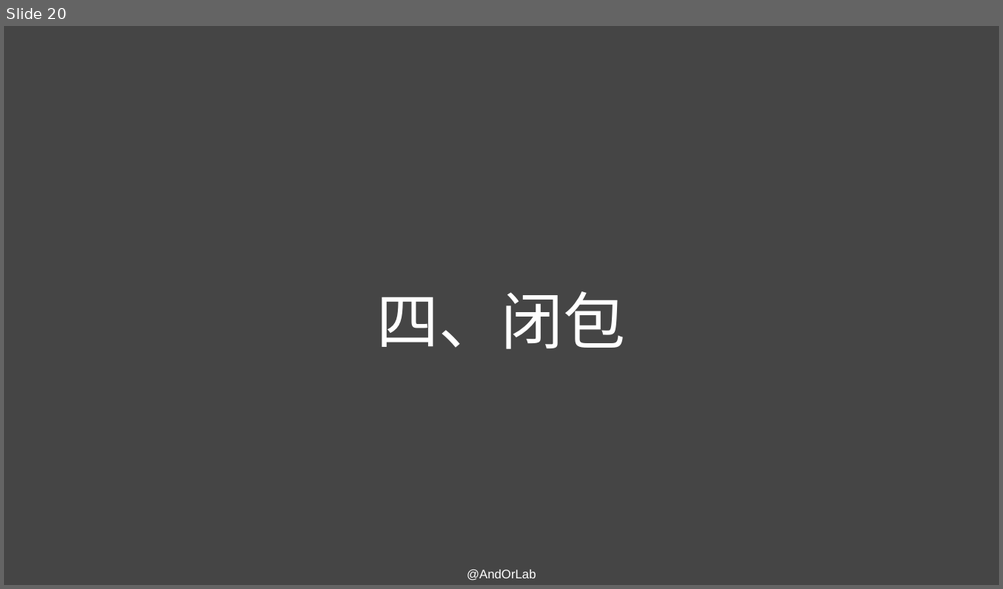
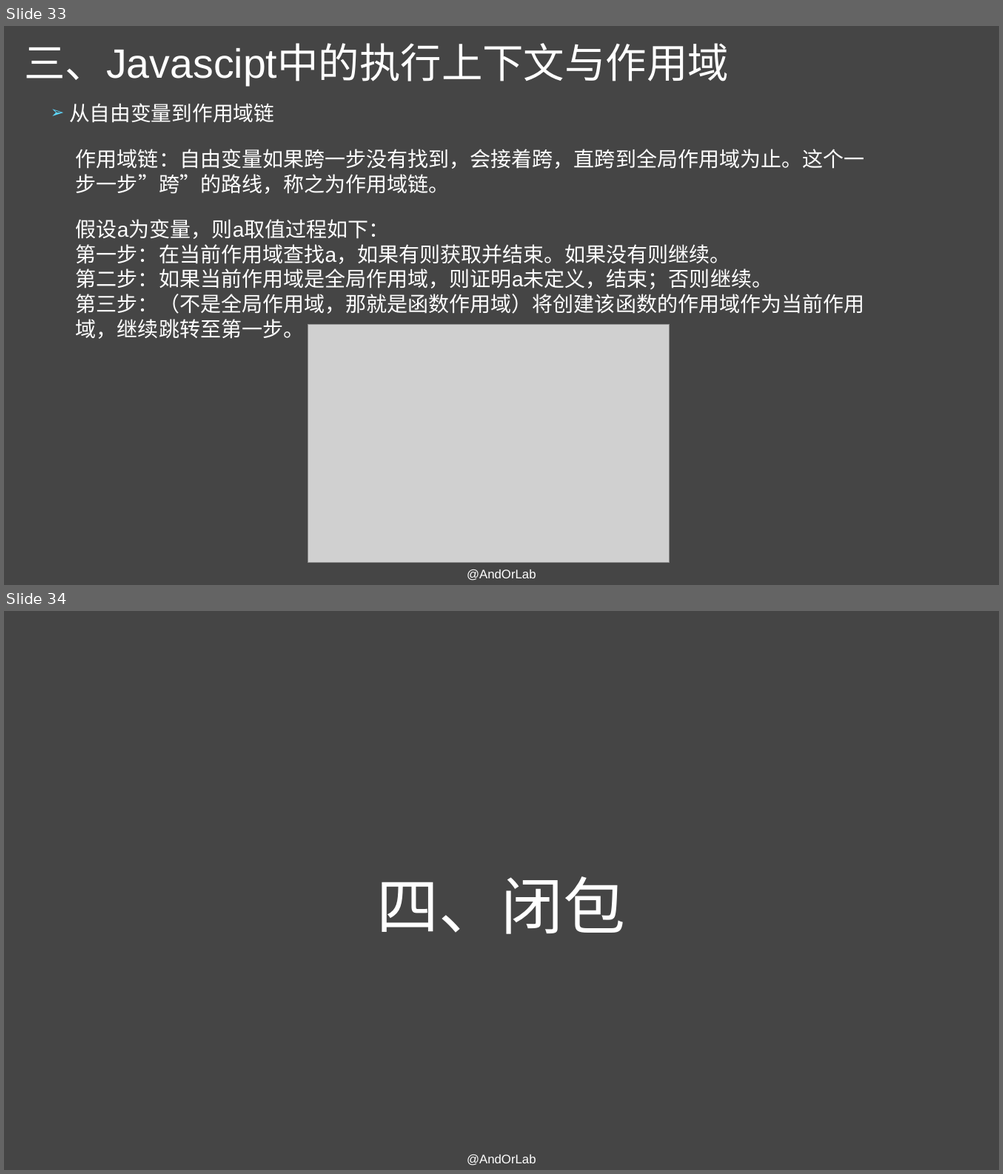
Before and after one commit to AndorLab/TodoList, a slide deck: contents/2018-11-07-王海亮/Javascript原型与闭包的理解.pptx. Shown one above the other, each under a label of ours: slide 20 before the commit, slides 33 and 34 after it. The pictures are 1003x589 and 1003x1174 pixels, drawn with LibreOffice and Linux fonts; fonts in the diff are those of the drawing; grey boxes stand for pictures. Boxes give left, top, right and bottom in pixels: in the first picture for what was removed or moved away, otherwise in the second. Text is boxed around its words. In the diff, an @@ line names an element or a change of style, - is before the commit and + after.

Commit message:
'continue(contents)补充上下文及作用域相关内容'

```diff
--- a/contents/2018-11-07-王海亮/Javascript原型与闭包的理解.pptx
+++ b/contents/2018-11-07-王海亮/Javascript原型与闭包的理解.pptx
@@ slide 33 added at bbox=[4, 26, 999, 585], background #454545 @@
@@ title added at bbox=[24, 43, 728, 87], 39.6 pt, text #FFFFFF @@
+三、Javascipt中的执行上下文与作用域
@@ text added at bbox=[69, 103, 274, 123], 19.8 pt, text #FFFFFF @@
+➢ 从自由变量到作用域链
@@ text added at bbox=[76, 149, 865, 194], 20 pt, text #FFFFFF @@
+作用域链：自由变量如果跨一步没有找到，会接着跨，直跨到全局作用域为止。这个一步一步”跨”的路线，称之为作用域链。
@@ text added at bbox=[76, 219, 865, 339], 20 pt, text #FFFFFF @@
+假设a为变量，则a取值过程如下：
+第一步：在当前作用域查找a，如果有则获取并结束。如果没有则继续。
+第二步：如果当前作用域是全局作用域，则证明a未定义，结束；否则继续。
+第三步：（不是全局作用域，那就是函数作用域）将创建该函数的作用域作为当前作用域，继续跳转至第一步。
@@ picture added at bbox=[307, 324, 669, 563] @@
@@ text added at bbox=[466, 570, 536, 581], 12 pt, text #FFFFFF @@
+@AndOrLab
@@ what was slide 20 is now slide 34 @@
```
Also in this commit, not shown: 19 other slides added, 1 other file.
